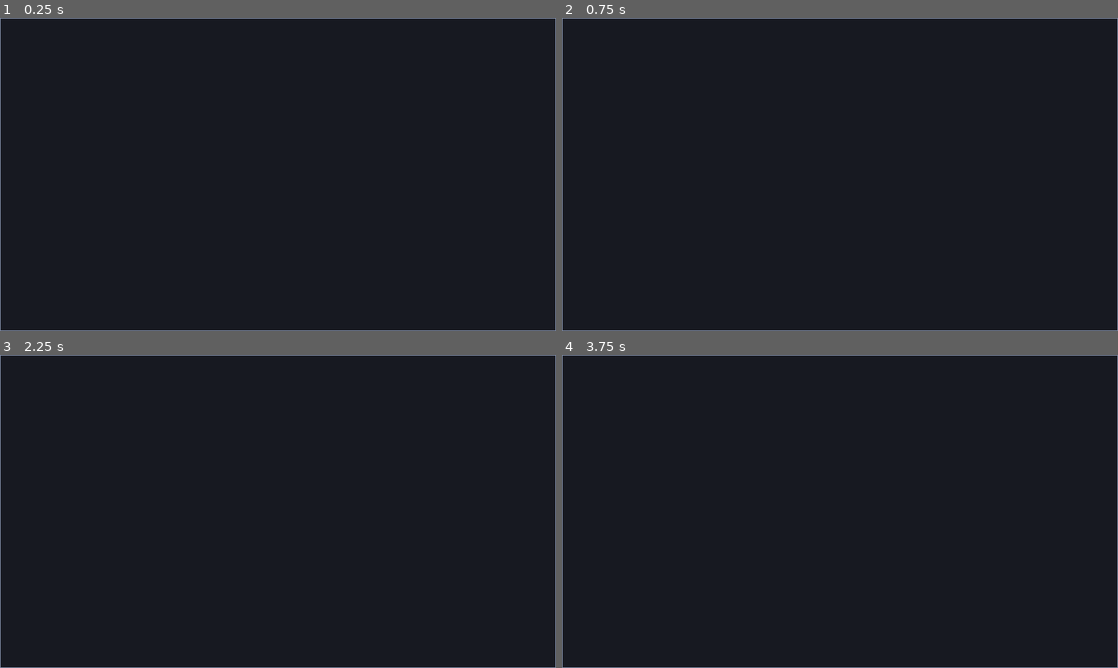
Above: before the commit, frames 1-4 (two rows, left to right).
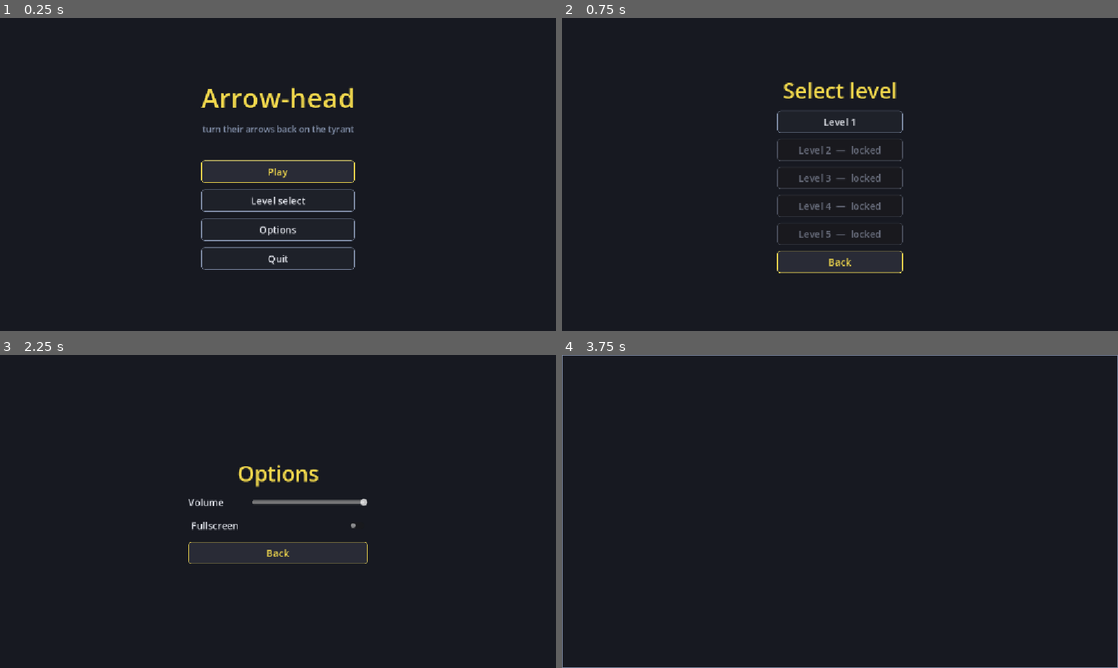
Above: after the commit, the same moments.

Repository: CasualShrub/arrow-head
Game: Godot game, scene res://scenes/ui/main_menu.tscn
Same seed, same stepped clock (60 frames per second), same inputs: the game is played once before the commit and once after it. Before the commit the project starts from res://scenes/level.tscn.
Inputs (mouse positions are in pixels of both pictures, inside the frame that each line leads up to):
- Up to frame 1 (0.25 s): no input
- Up to frame 2 (0.75 s): click (840, 199) at 0.5 s, where only the run after the commit has a clickable "Level select"
- Up to frame 3 (2.25 s): click (278, 599) at 1.25 s, where only the run after the commit has a clickable "Back"; click (278, 567) at 2 s, where only the run after the commit has a clickable "Options"
- Up to frame 4 (3.75 s): click (840, 552) at 2.75 s, where only the run after the commit has a clickable "Back"; click (840, 508) at 3.5 s, where only the run after the commit has a clickable "Play"

The runs differ from the first frame. In frame 1, 2.9% of the frame differs, in the area x 0-100%, y 0-100%; in frame 2, 2.5%; in frame 3, 1.8%; in frame 4, nothing differs.

Commit message:
add main menu, level select, options and settings autoload

Diff:
--- a/project.godot
+++ b/project.godot
@@ -13,7 +13,11 @@
 config/name="bullet hell"
 config/features=PackedStringArray("4.7", "Forward Plus")
 config/icon="res://icon.svg"
-run/main_scene="res://scenes/level.tscn"
+run/main_scene="res://scenes/ui/main_menu.tscn"
+
+[autoload]
+
+Settings="*res://scripts/ui/settings.gd"
 
 [display]
 
--- /dev/null
+++ b/scenes/ui/level_select.tscn
@@ -0,0 +1,12 @@
+[gd_scene load_steps=2 format=3 uid="uid://blevelselect01"]
+
+[ext_resource type="Script" path="res://scripts/ui/level_select.gd" id="1_ls"]
+
+[node name="LevelSelect" type="Control"]
+layout_mode = 3
+anchors_preset = 15
+anchor_right = 1.0
+anchor_bottom = 1.0
+grow_horizontal = 2
+grow_vertical = 2
+script = ExtResource("1_ls")
--- /dev/null
+++ b/scenes/ui/main_menu.tscn
@@ -0,0 +1,12 @@
+[gd_scene load_steps=2 format=3 uid="uid://bmainmenu00001"]
+
+[ext_resource type="Script" path="res://scripts/ui/main_menu.gd" id="1_mm"]
+
+[node name="MainMenu" type="Control"]
+layout_mode = 3
+anchors_preset = 15
+anchor_right = 1.0
+anchor_bottom = 1.0
+grow_horizontal = 2
+grow_vertical = 2
+script = ExtResource("1_mm")
--- /dev/null
+++ b/scenes/ui/options_menu.tscn
@@ -0,0 +1,12 @@
+[gd_scene load_steps=2 format=3 uid="uid://boptionsmenu01"]
+
+[ext_resource type="Script" path="res://scripts/ui/options_menu.gd" id="1_om"]
+
+[node name="OptionsMenu" type="Control"]
+layout_mode = 3
+anchors_preset = 15
+anchor_right = 1.0
+anchor_bottom = 1.0
+grow_horizontal = 2
+grow_vertical = 2
+script = ExtResource("1_om")
--- /dev/null
+++ b/scripts/ui/level_select.gd
@@ -0,0 +1,32 @@
+extends Control
+
+func _ready() -> void:
+	var bg := ColorRect.new()
+	bg.color = UiStyle.BG
+	bg.set_anchors_preset(Control.PRESET_FULL_RECT)
+	add_child(bg)
+
+	var center := CenterContainer.new()
+	center.set_anchors_preset(Control.PRESET_FULL_RECT)
+	add_child(center)
+
+	var vb := VBoxContainer.new()
+	vb.add_theme_constant_override("separation", 12)
+	center.add_child(vb)
+
+	vb.add_child(UiStyle.title("Select level", 44))
+
+	# only level 1 is playable so far; 2-5 are locked stubs
+	for i in range(1, 6):
+		var b := UiStyle.button("Level %d" % i)
+		if i == 1:
+			b.pressed.connect(func(): get_tree().change_scene_to_file("res://scenes/level.tscn"))
+		else:
+			b.text = "Level %d  —  locked" % i
+			b.disabled = true
+		vb.add_child(b)
+
+	var back := UiStyle.button("Back")
+	back.pressed.connect(func(): get_tree().change_scene_to_file("res://scenes/ui/main_menu.tscn"))
+	vb.add_child(back)
+	back.grab_focus()
--- /dev/null
+++ b/scripts/ui/main_menu.gd
@@ -0,0 +1,45 @@
+extends Control
+
+func _ready() -> void:
+	var bg := ColorRect.new()
+	bg.color = UiStyle.BG
+	bg.set_anchors_preset(Control.PRESET_FULL_RECT)
+	add_child(bg)
+
+	var center := CenterContainer.new()
+	center.set_anchors_preset(Control.PRESET_FULL_RECT)
+	add_child(center)
+
+	var vb := VBoxContainer.new()
+	vb.add_theme_constant_override("separation", 14)
+	center.add_child(vb)
+
+	vb.add_child(UiStyle.title("Arrow-head"))
+	var tagline := UiStyle.label("turn their arrows back on the tyrant", 18, UiStyle.MUTED)
+	tagline.horizontal_alignment = HORIZONTAL_ALIGNMENT_CENTER
+	vb.add_child(tagline)
+
+	var gap := Control.new()
+	gap.custom_minimum_size = Vector2(0, 24)
+	vb.add_child(gap)
+
+	var play := UiStyle.button("Play")
+	play.pressed.connect(func(): _go("res://scenes/level.tscn"))
+	vb.add_child(play)
+
+	var levels := UiStyle.button("Level select")
+	levels.pressed.connect(func(): _go("res://scenes/ui/level_select.tscn"))
+	vb.add_child(levels)
+
+	var options := UiStyle.button("Options")
+	options.pressed.connect(func(): _go("res://scenes/ui/options_menu.tscn"))
+	vb.add_child(options)
+
+	var quit := UiStyle.button("Quit")
+	quit.pressed.connect(func(): get_tree().quit())
+	vb.add_child(quit)
+
+	play.grab_focus()
+
+func _go(path: String) -> void:
+	get_tree().change_scene_to_file(path)
--- /dev/null
+++ b/scripts/ui/options_menu.gd
@@ -0,0 +1,46 @@
+extends Control
+
+func _ready() -> void:
+	var bg := ColorRect.new()
+	bg.color = UiStyle.BG
+	bg.set_anchors_preset(Control.PRESET_FULL_RECT)
+	add_child(bg)
+
+	var center := CenterContainer.new()
+	center.set_anchors_preset(Control.PRESET_FULL_RECT)
+	add_child(center)
+
+	var vb := VBoxContainer.new()
+	vb.add_theme_constant_override("separation", 16)
+	center.add_child(vb)
+
+	vb.add_child(UiStyle.title("Options", 44))
+
+	var vol_row := HBoxContainer.new()
+	vol_row.add_theme_constant_override("separation", 12)
+	var vol_label := UiStyle.label("Volume", 20)
+	vol_label.custom_minimum_size = Vector2(120, 0)
+	vol_row.add_child(vol_label)
+	var slider := HSlider.new()
+	slider.min_value = 0.0
+	slider.max_value = 1.0
+	slider.step = 0.01
+	slider.value = Settings.master_volume
+	slider.custom_minimum_size = Vector2(240, 0)
+	slider.size_flags_vertical = Control.SIZE_SHRINK_CENTER
+	slider.value_changed.connect(func(v): Settings.set_master_volume(v))  # live-apply + save
+	vol_row.add_child(slider)
+	vb.add_child(vol_row)
+
+	var fs := CheckButton.new()
+	fs.text = "Fullscreen"
+	fs.button_pressed = Settings.fullscreen
+	fs.add_theme_font_size_override("font_size", 20)
+	fs.add_theme_color_override("font_color", UiStyle.TEXT)
+	fs.toggled.connect(func(on): Settings.set_fullscreen(on))
+	vb.add_child(fs)
+
+	var back := UiStyle.button("Back")
+	back.pressed.connect(func(): get_tree().change_scene_to_file("res://scenes/ui/main_menu.tscn"))
+	vb.add_child(back)
+	back.grab_focus()
--- /dev/null
+++ b/scripts/ui/settings.gd
@@ -0,0 +1,40 @@
+# persists volume + fullscreen between runs
+extends Node
+
+const PATH := "user://settings.cfg"
+
+var master_volume := 1.0
+var fullscreen := false
+
+func _ready() -> void:
+	_load()
+	apply()
+
+func set_master_volume(v: float) -> void:
+	master_volume = clampf(v, 0.0, 1.0)
+	AudioServer.set_bus_volume_db(0, linear_to_db(maxf(master_volume, 0.0001)))  # bus 0 = Master
+	_save()
+
+func set_fullscreen(on: bool) -> void:
+	fullscreen = on
+	DisplayServer.window_set_mode(
+		DisplayServer.WINDOW_MODE_FULLSCREEN if on else DisplayServer.WINDOW_MODE_WINDOWED)
+	_save()
+
+func apply() -> void:
+	AudioServer.set_bus_volume_db(0, linear_to_db(maxf(master_volume, 0.0001)))
+	if fullscreen:
+		DisplayServer.window_set_mode(DisplayServer.WINDOW_MODE_FULLSCREEN)
+
+func _save() -> void:
+	var cfg := ConfigFile.new()
+	cfg.set_value("audio", "master", master_volume)
+	cfg.set_value("video", "fullscreen", fullscreen)
+	cfg.save(PATH)
+
+func _load() -> void:
+	var cfg := ConfigFile.new()
+	if cfg.load(PATH) != OK:
+		return
+	master_volume = cfg.get_value("audio", "master", 1.0)
+	fullscreen = cfg.get_value("video", "fullscreen", false)
--- /dev/null
+++ b/scripts/ui/ui_style.gd
@@ -0,0 +1,54 @@
+extends RefCounted
+class_name UiStyle
+
+const BG := Color(0.09, 0.1, 0.13)
+const PANEL := Color(0.12, 0.13, 0.16)
+const PANEL_HOVER := Color(0.16, 0.17, 0.21)
+const PANEL_PRESSED := Color(0.2, 0.18, 0.1)
+const TEXT := Color(0.88, 0.89, 0.92)
+const MUTED := Color(0.5, 0.55, 0.65)
+const ACCENT := Color(0.95, 0.85, 0.3)
+
+static func _box(fill: Color, border: Color) -> StyleBoxFlat:
+	var s := StyleBoxFlat.new()
+	s.bg_color = fill
+	s.set_corner_radius_all(6)
+	s.set_border_width_all(1)
+	s.border_color = border
+	s.content_margin_left = 18
+	s.content_margin_right = 18
+	s.content_margin_top = 8
+	s.content_margin_bottom = 8
+	return s
+
+static func button(text: String) -> Button:
+	var b := Button.new()
+	b.text = text
+	b.custom_minimum_size = Vector2(260, 46)
+	b.add_theme_font_size_override("font_size", 20)
+	b.add_theme_color_override("font_color", TEXT)
+	b.add_theme_color_override("font_hover_color", ACCENT)
+	b.add_theme_color_override("font_pressed_color", ACCENT)
+	b.add_theme_color_override("font_focus_color", ACCENT)
+	b.add_theme_color_override("font_disabled_color", Color(0.42, 0.44, 0.5))
+	b.add_theme_stylebox_override("normal", _box(PANEL, MUTED))
+	b.add_theme_stylebox_override("hover", _box(PANEL_HOVER, ACCENT))
+	b.add_theme_stylebox_override("pressed", _box(PANEL_PRESSED, ACCENT))
+	b.add_theme_stylebox_override("focus", _box(PANEL_HOVER, ACCENT))
+	b.add_theme_stylebox_override("disabled", _box(Color(0.1, 0.1, 0.12), Color(0.28, 0.3, 0.35)))
+	return b
+
+static func title(text: String, size := 56) -> Label:
+	var l := Label.new()
+	l.text = text
+	l.horizontal_alignment = HORIZONTAL_ALIGNMENT_CENTER
+	l.add_theme_font_size_override("font_size", size)
+	l.add_theme_color_override("font_color", ACCENT)
+	return l
+
+static func label(text: String, size := 18, color := TEXT) -> Label:
+	var l := Label.new()
+	l.text = text
+	l.add_theme_font_size_override("font_size", size)
+	l.add_theme_color_override("font_color", color)
+	return l
Not shown, added: scripts/ui/level_select.gd.uid
Not shown, added: scripts/ui/main_menu.gd.uid
Not shown, added: scripts/ui/options_menu.gd.uid
Not shown, added: scripts/ui/settings.gd.uid
Not shown, added: scripts/ui/ui_style.gd.uid
